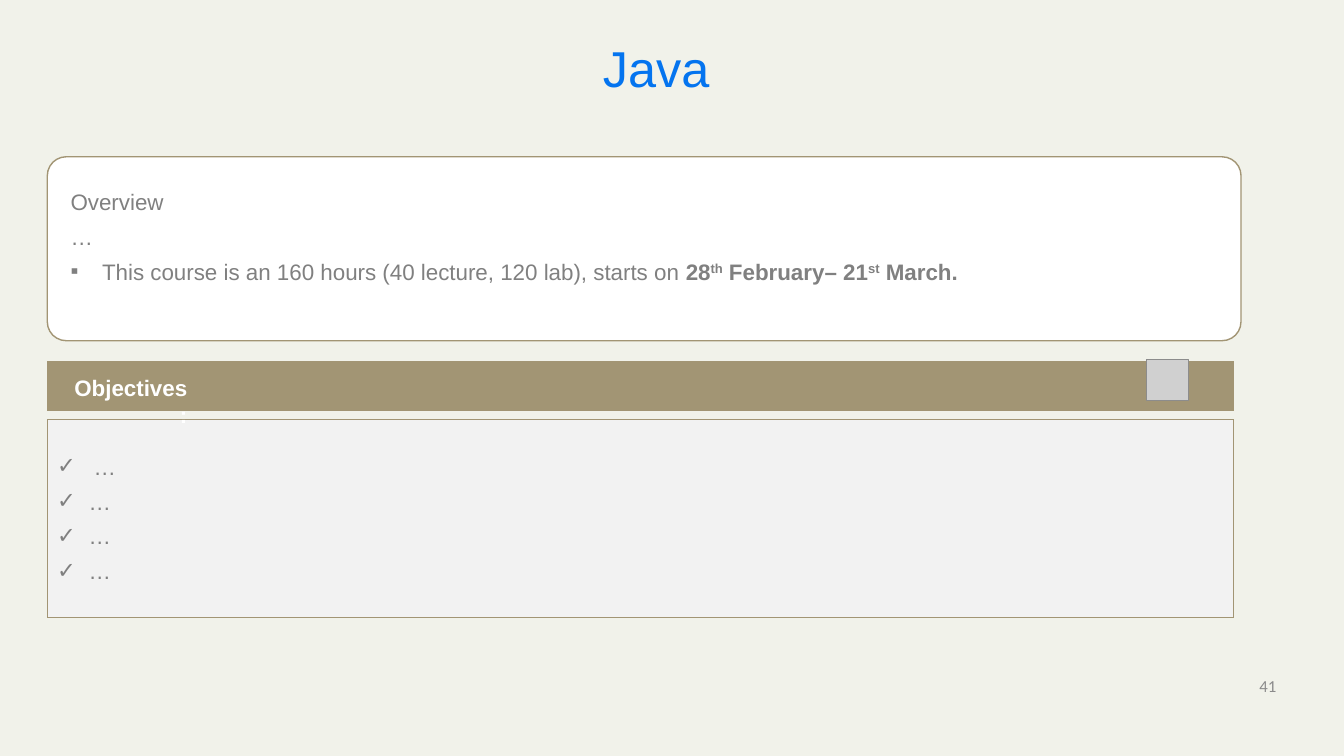
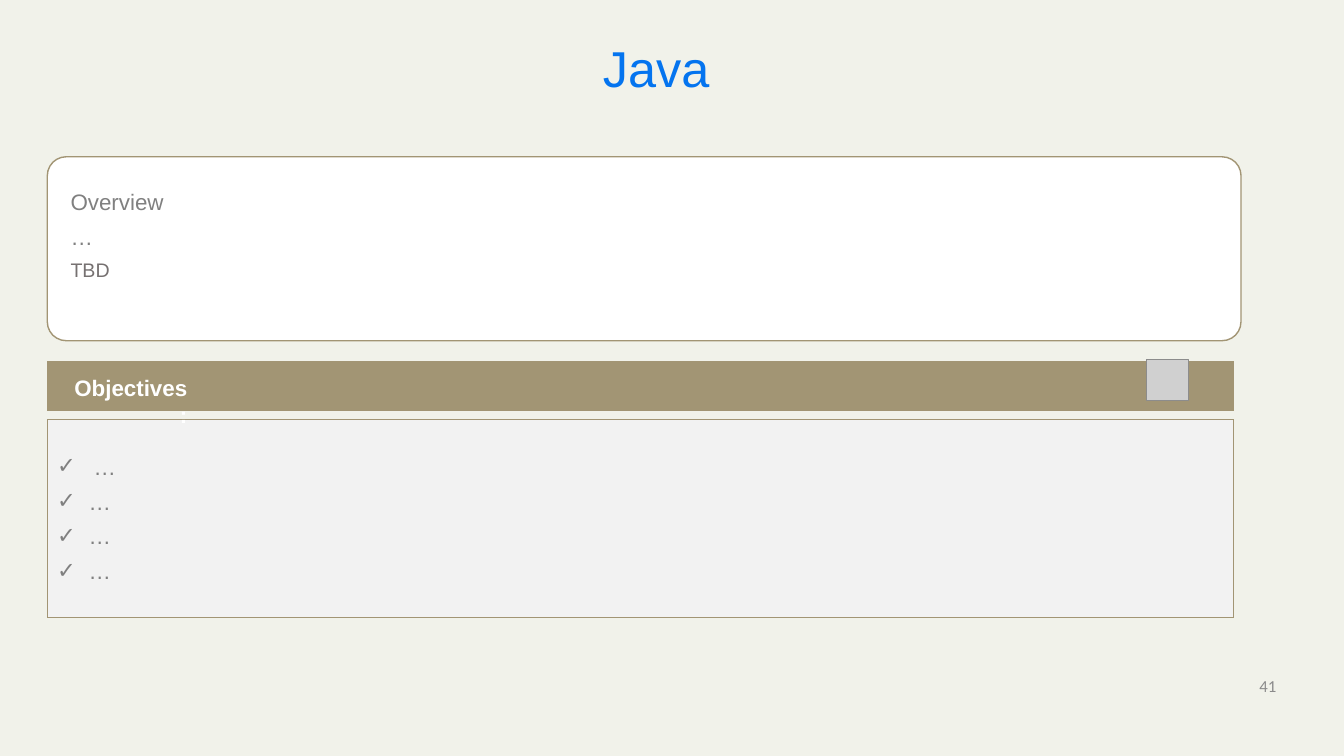
Before and after one commit to mickknutson/SITE_BOOTCAMP_QA, a slide deck: slide 1 of StudentWork/Mohammed/MohammedSITEReport .pptx. Drawn at 1344x756 pixels with LibreOffice and Linux fonts; fonts in the diff are those of the drawing; grey boxes stand for pictures; background and template pictures are left out. Boxes give left, top, right and bottom in pixels: in the first picture for what was removed or moved away, otherwise in the second. Text is boxed around its words. In the diff, an @@ line names an element or a change of style, - is before the commit and + after.

```diff
--- a/StudentWork/Mohammed/MohammedSITEReport .pptx
+++ b/StudentWork/Mohammed/MohammedSITEReport .pptx
@@ text at (71,263,110,277): text changed; size 16 to 14 pt; text colour #808080 to #767171 @@
-▪ This course is an 160 hours (40 lecture, 120 lab), starts on 28th February– 21st March.
+TBD
```
Also in this commit, not shown: 4 other slides changed.
